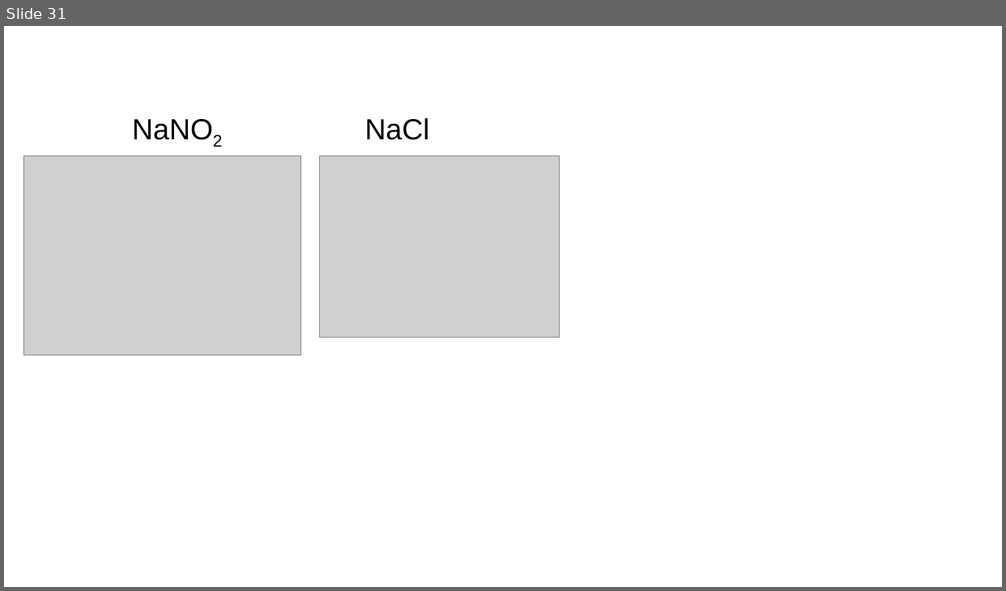
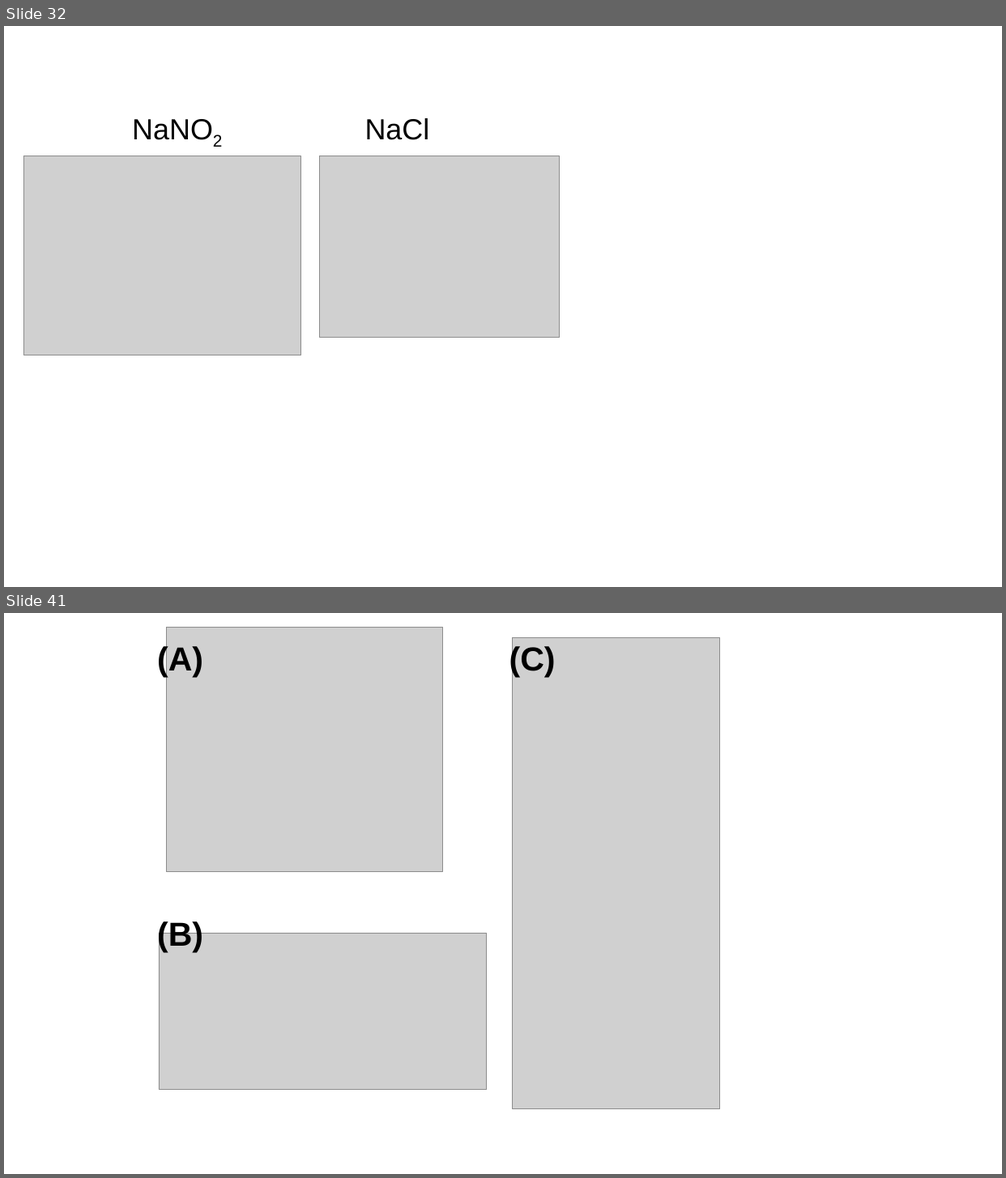
Before and after one commit to AIPotapov/latex, a slide deck: NMR/pics for NMR lectures.pptx. Shown one above the other, each under a label of ours: slide 31 before the commit, slides 32 and 41 after it; the slides between them are not shown. The pictures are 1006x591 and 1006x1178 pixels, drawn with LibreOffice and Linux fonts; fonts in the diff are those of the drawing; grey boxes stand for pictures. Boxes give left, top, right and bottom in pixels: in the first picture for what was removed or moved away, otherwise in the second. Text is boxed around its words. In the diff, an @@ line names an element or a change of style, - is before the commit and + after.

```diff
--- a/NMR/pics for NMR lectures.pptx
+++ b/NMR/pics for NMR lectures.pptx
@@ slide 41 added at [4, 613, 1002, 1174], background #FFFFFF @@
@@ group added at [157, 628, 720, 1110]: 3 pictures, 3 texts @@
+(A)
+(B)
+(C)
@@ what was slide 31 is now slide 32 @@
```
Also in this commit, not shown: 1 slide changed, 20 other slides added, 1 slide removed, 10 other files.
